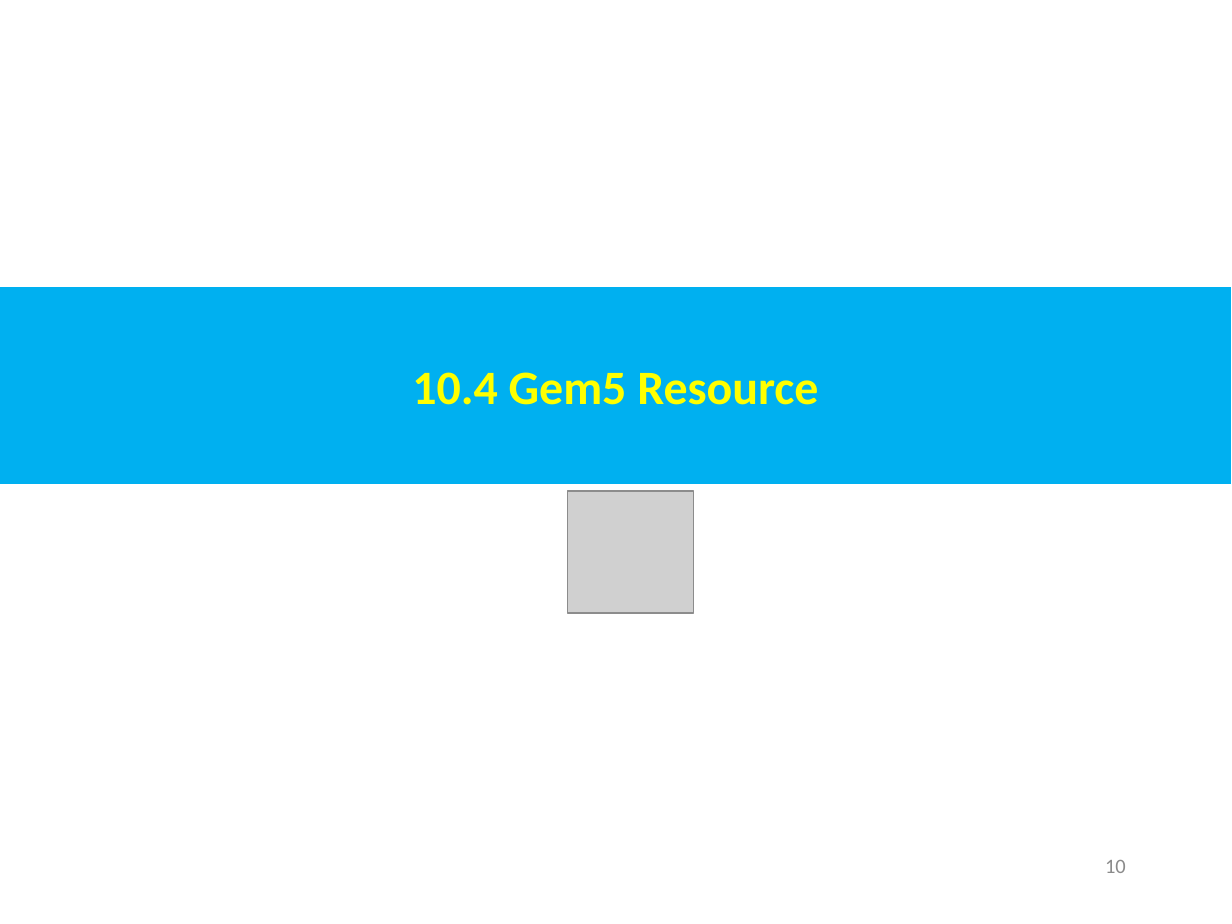
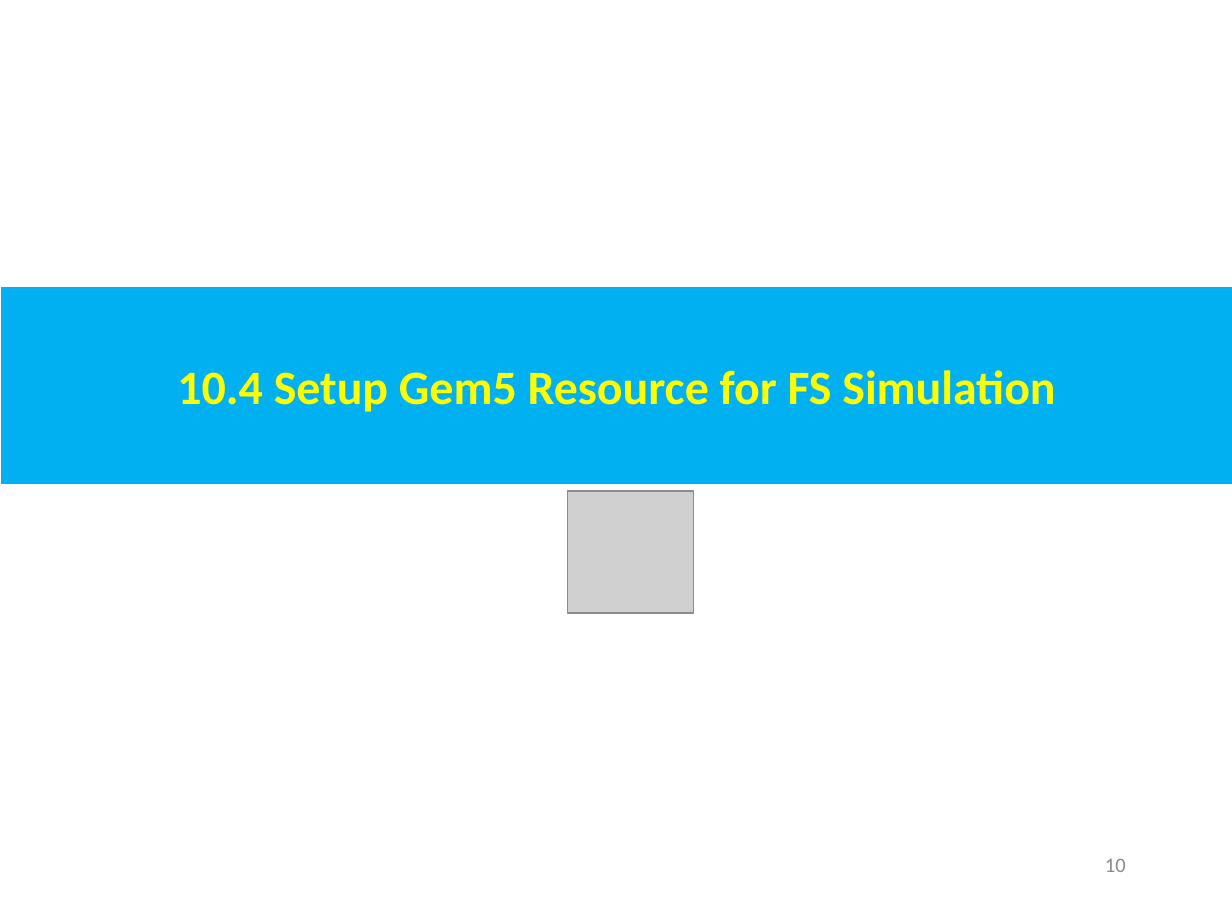
Before and after one commit to peterhchen/AIU_CS850_Gem5_McPAT, a slide deck: slide 10 of 050_Gem5/010.FullSys/000_Video/010.FullSystem.ppt. Drawn at 1232x924 pixels with LibreOffice and Linux fonts; fonts in the diff are those of the drawing; grey boxes stand for pictures. Boxes give left, top, right and bottom in pixels: in the first picture for what was removed or moved away, otherwise in the second. Text is boxed around its words. In the diff, an @@ line names an element or a change of style, - is before the commit and + after.

```diff
--- a/050_Gem5/010.FullSys/000_Video/010.FullSystem.ppt
+++ b/050_Gem5/010.FullSys/000_Video/010.FullSystem.ppt
@@ text in rectangle at [177, 370, 1055, 412]: text changed @@
-10.4 Gem5 Resource
+10.4 Setup Gem5 Resource for FS Simulation
```
Also in this commit, not shown: 7 other slides changed, 1 slide removed.
